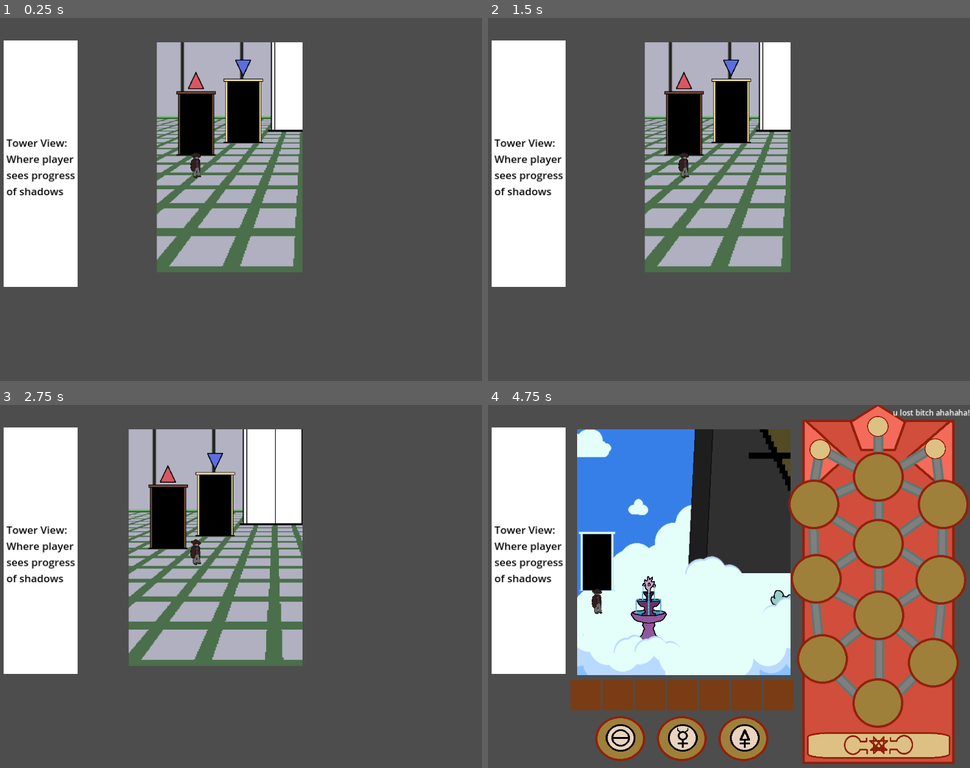
Above: before the commit, frames 1-4 (two rows, left to right).
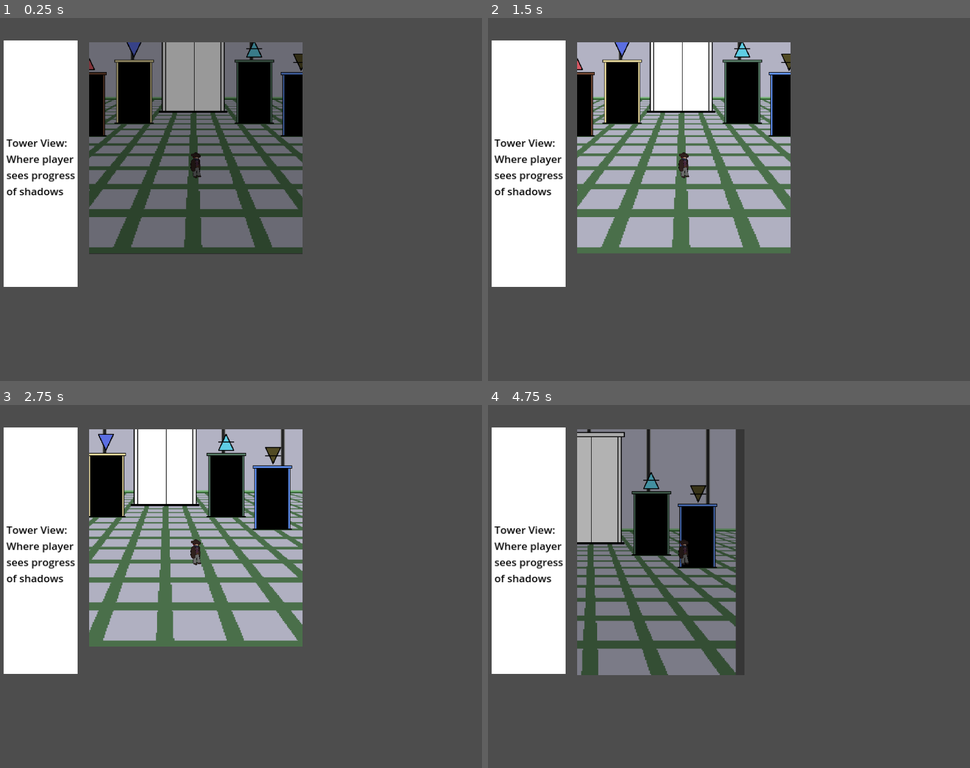
Above: after the commit, the same moments.

Repository: mccajd/Quintessential
Game: Godot game, scene res://Levels/beacon_puzzle_main.tscn
Same seed, same stepped clock (60 frames per second), same inputs: the game is played once before the commit and once after it. The engine's default icon, where the game draws it, is replaced by a stand-in: a white triangle on a blue panel in a dark square.
Inputs (mouse positions are in pixels of both pictures, inside the frame that each line leads up to):
- Up to frame 1 (0.25 s): no input
- Up to frame 2 (1.5 s): move the mouse to (835, 181) at 0.52 s; press the mouse at (835, 181) at 0.53 s; tap Enter at 1.25 s; move the mouse to (632, 217) at 1.27 s; release the mouse at (632, 217) at 1.28 s; click (632, 217) at 1.35 s
- Up to frame 3 (2.75 s): tap Space at 2 s; move the mouse to (289, 506) at 2.02 s; press the mouse at (289, 506) at 2.03 s
- Up to frame 4 (4.75 s): move the mouse to (704, 659) at 2.77 s; release the mouse at (704, 659) at 2.78 s; click (704, 659) at 2.85 s; move the mouse to (873, 640) at 3.52 s; press the mouse at (873, 640) at 3.53 s; tap F1 (debug) at 4.15 s; release the mouse at (873, 640) at 4.25 s; click (878, 746) at 4.27 s

The runs differ from the first frame. In frame 1, 26% of the frame differs, in the area x 18-63%, y 6-71%; in frame 2, 22%; in frame 3, 22%; in frame 4, 67%, in the area x 17-100%, y 0-99%.

Commit message:
Fade transition for hub

Diff:
--- a/Levels/hub_room.tscn
+++ b/Levels/hub_room.tscn
@@ -13,7 +13,7 @@
 [node name="TileMap" parent="." instance=ExtResource("2_bedln")]
 z_index = 10
 position = Vector2(-1, 0)
-layer_0/tile_data = PackedInt32Array(917513, 196611, 0, 917512, 196611, 0)
+layer_0/tile_data = PackedInt32Array(1114139, 196611, 0, 851977, 196611, 0, 720913, 196611, 0, 720933, 196611, 0, 852012, 196611, 0)
 layer_4/tile_data = PackedInt32Array(1376303, 131075, 0, 1376302, 131075, 0, 1376301, 131075, 0, 1376300, 131075, 0, 13 …(4364 unchanged characters)…
 layer_5/tile_data = PackedInt32Array(786443, 3, 0, 786442, 3, 0, 786441, 3, 0, 786440, 3, 0, 786439, 3, 0, 786478, 3, 0 …(2642 unchanged characters)…
 
@@ -69,6 +69,15 @@
 position = Vector2(486.25, 161)
 shape = SubResource("RectangleShape2D_ww8yd")
 
+[node name="Transition" type="ColorRect" parent="."]
+visible = false
+z_index = 5
+offset_left = 2.0
+offset_top = -271.0
+offset_right = 840.0
+offset_bottom = 504.0
+color = Color(0, 0, 0, 1)
+
 [connection signal="item_discovered" from="TileMap" to="." method="_on_item_discovered"]
 [connection signal="body_entered" from="BackDetector" to="." method="_on_back_detector_entered"]
 [connection signal="body_exited" from="BackDetector" to="." method="_on_back_detector_exited"]
--- a/Scripts/player.gd
+++ b/Scripts/player.gd
@@ -9,6 +9,7 @@
 @onready var tile_size : Vector2i = tile_map.tile_set.tile_size
 
 var change_rooms_on_stop = false
+var rooms_changing = false
 
 var path : PackedVector2Array
 var prev_tile : Vector2i
@@ -38,7 +39,9 @@
 
 	set_solid_tiles()
 
-func _physics_process(delta):
+func _physics_process(_delta):
+	if rooms_changing: return
+
 	if !path.is_empty():
 		velocity = speed*direction_to_point(position-Vector2(8,8), path[0])
 	else:
@@ -47,7 +50,10 @@
 	if change_rooms_on_stop && path.is_empty():
 		# "Time to blow this popsicle stand" - hmw
 		change_room.emit(target_tile)
-		change_rooms_on_stop = false
+		# NOTE.jmc this essentially kills the player pathing engine,
+		#	since we expect the next room to re-instance it.
+		#	May lead to some weird behavior if there is no actual room to send the player to
+		rooms_changing = true
 		return
 
 	var collision = move_and_collide(velocity)
--- a/Scripts/player_view.gd
+++ b/Scripts/player_view.gd
@@ -8,6 +8,8 @@
 
 var config: LevelConfigValue
 var ref
+
+var player_spawn_point_index = 0
 
 var found_items: Array
 signal item_found(item_name)
@@ -25,7 +27,14 @@
 	new_player.set_camera_limit(config.camera_limit_left, config.camera_limit_right, config.camera_limit_top, config.camera_limit_bottom)
 	ref = new_player
 	add_child(new_player)
-	new_player.global_position = tile_map.map_to_local(tile_map.get_used_cells_by_id(tile_map.LAYERS.MISC,3,Vector2i(3,0))[0])
+
+	# HACK.jmc - this is a bit fragile/hacky but i'm lazy and somewhat pressed for time
+	#		when this class is instanced, we can set the spawn point index
+	#		and subsequently use that to set the spawn point of the player.
+	var spawn_points = tile_map.get_used_cells_by_id(tile_map.LAYERS.MISC,3,Vector2i(3,0))
+	if player_spawn_point_index > spawn_points.size():
+		player_spawn_point_index = 0
+	new_player.global_position = tile_map.map_to_local(spawn_points[player_spawn_point_index])
 
 	$TileMap.set_from_config(config)
 	if config.default_items:
@@ -33,6 +42,9 @@
 			# Check this on init in case scene re-instanced
 			if !found_items || found_items.find(item) == -1:
 				item_found.emit(item)
+
+	# this has awaits so lets make sure it's last
+	_play_transition_in()
 
 func _process(delta):
 	if Input.is_action_just_pressed("debug"):
@@ -46,18 +58,33 @@
 	# heh
 	print("Welcome to the Changing Room")
 	if name:
-		room_changed.emit(name)
+		_change_room(name)
 		return
 
 	# may as well skip this if there's only one destination
 	if config.transition_rects.size() == 1:
-		room_changed.emit(config.transition_rects.front().destination)
+		_change_room(config.transition_rects.front().destination)
 		return
 
 	for transition_rect in config.transition_rects:
 		if !transition_rect.rect.has_point(target_tile): continue
-		room_changed.emit(transition_rect.destination)
+		_change_room(transition_rect.destination)
 
+
+func set_spawn_point(source_room):
+	# TODO.jmc - validate these once these levels are added
+	match source_room:
+		"ocean":
+			player_spawn_point_index = 1
+		"desert":
+			player_spawn_point_index = 2
+		"cave":
+			player_spawn_point_index = 3
+		"cloud":
+			player_spawn_point_index = 4
+		_:
+			player_spawn_point_index = 0
+			return
 
 func _on_item_discovered(item_name):
 	if found_items.find(item_name) > -1: return
@@ -73,3 +100,37 @@
 func _on_back_detector_exited(body):
 	if body is player:
 		ref.z_index = 1
+
+
+func _change_room(room_name):
+	room_changed.emit(room_name)
+	_play_transition_out()
+
+func _play_transition_out():
+	var screen: ColorRect = get_node("Transition")
+	if !screen: return
+
+	var stages = 3
+	screen.modulate.a = 0
+	screen.visible = true
+
+	# fade out
+	for i in stages:
+		screen.modulate.a += 0.3
+		await get_tree().create_timer(0.2).timeout
+
+
+func _play_transition_in():
+	var screen: ColorRect = get_node("Transition")
+	if !screen: return
+
+	var stages = 3
+	screen.modulate.a = 1
+	screen.visible = true
+
+	# fade in
+	for i in stages:
+		screen.modulate.a -= 0.3
+		await get_tree().create_timer(0.2).timeout
+
+	screen.visible = false
--- a/Scripts/room_manager.gd
+++ b/Scripts/room_manager.gd
@@ -3,6 +3,8 @@
 
 var current_room: String
 var viewport: SubViewport
+
+var instance_ref
 
 var room_items: Dictionary
 signal world_item_found
@@ -16,6 +18,14 @@
 
 
 func _change_room(room: String):
+	if instance_ref:
+		# kill this room so silly things don't happen
+		instance_ref.set_process_input(false)
+		instance_ref.set_process(false)
+		instance_ref.set_physics_process(false)
+	# wait for transition anim
+	await get_tree().create_timer(0.75).timeout
+
 	var source_room = current_room
 	current_room = room
 	beacon_puzzle_changed.emit(_get_beacon_puzzle())
@@ -24,6 +34,8 @@
 	var instance = scene.instantiate()
 	instance.level_name = room
 	instance.item_found.connect(_on_item_found)
+	instance.set_spawn_point(source_room)
+
 	if room_items.has(current_room):
 		instance.found_items = room_items[current_room]
 
@@ -33,6 +45,7 @@
 	for child in viewport.get_children():
 		child.queue_free()
 	viewport.add_child(instance)
+	instance_ref = instance
 
 
 func _get_room_scene():
